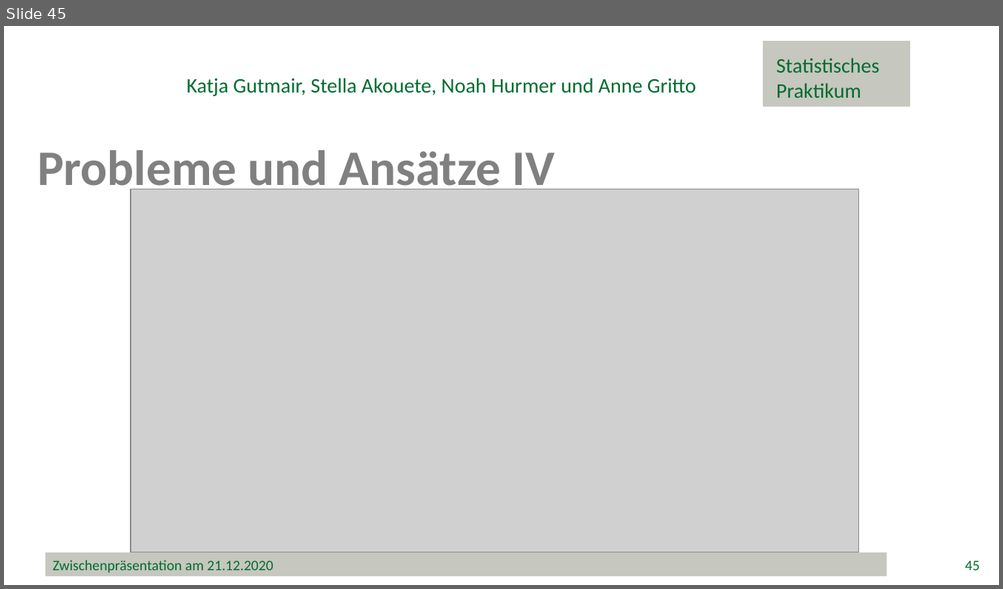
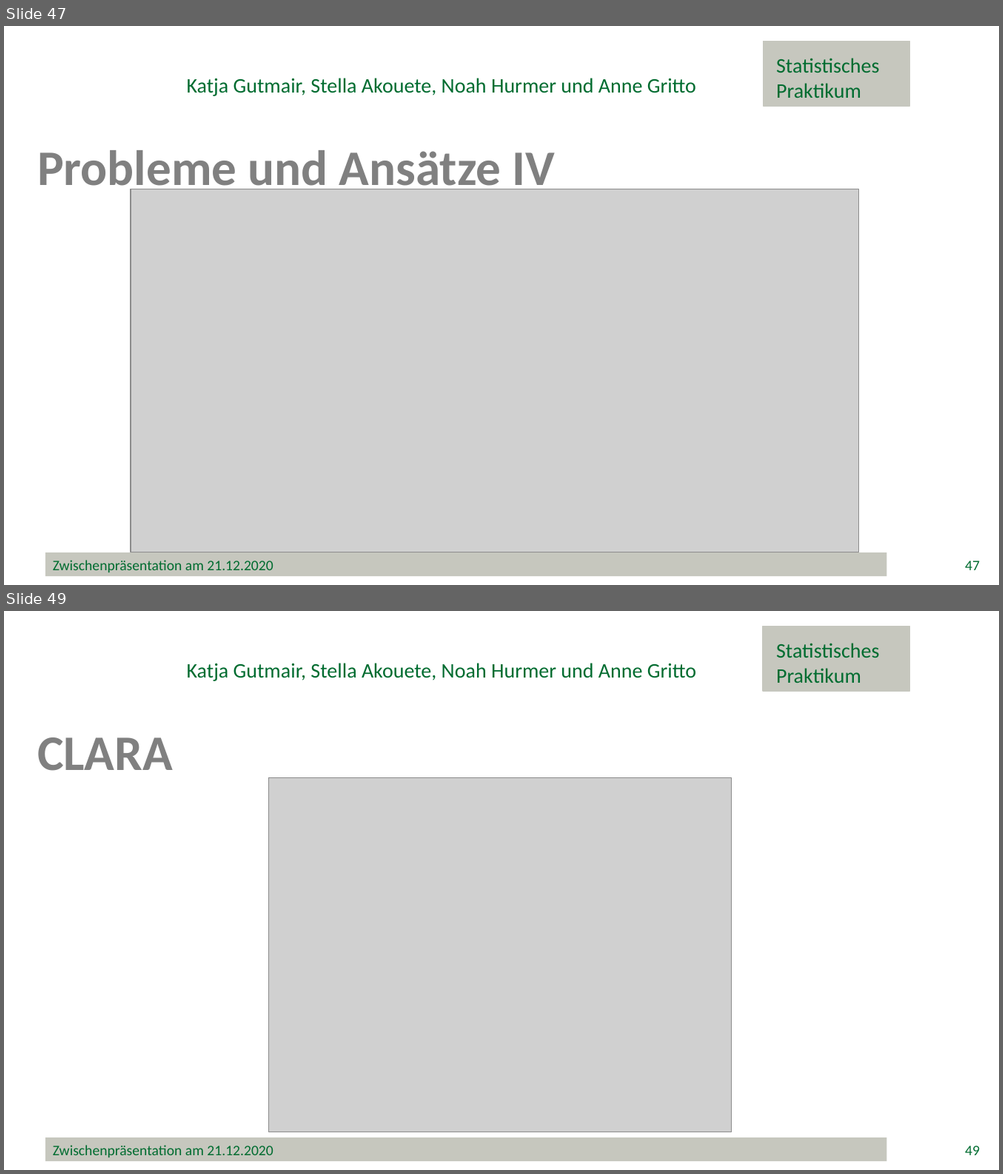
Before and after one commit to minimops/weatherFrog, a slide deck: ppt/Zwischenpraesentation_v1.1.pptx. Shown one above the other, each under a label of ours: slide 45 before the commit, slides 47 and 49 after it; the slides between them are not shown. The pictures are 1003x589 and 1003x1174 pixels, drawn with LibreOffice and Linux fonts; fonts in the diff are those of the drawing; grey boxes stand for pictures; background and template pictures are left out. Boxes give left, top, right and bottom in pixels: in the first picture for what was removed or moved away, otherwise in the second. Text is boxed around its words. In the diff, an @@ line names an element or a change of style, - is before the commit and + after.

Commit message:
fertige zwischenpräsentation mit anhang

```diff
--- a/ppt/Zwischenpraesentation_v1.1.pptx
+++ b/ppt/Zwischenpraesentation_v1.1.pptx
@@ slide 49 added at (x1=4, y1=611, x2=999, y2=1170), background #FFFFFF @@
@@ rectangle added at (x1=762, y1=627, x2=910, y2=691), fill #C6C7BE, outline #C6C7BE 1 pt @@
@@ text added at (x1=776, y1=643, x2=879, y2=683), 20 pt, text #006C30 @@
+Statistisches
+Praktikum
@@ text added at (x1=187, y1=663, x2=696, y2=681), 20 pt, text #006C30 @@
+Katja Gutmair, Stella Akouete, Noah Hurmer und Anne Gritto
@@ text added at (x1=37, y1=738, x2=173, y2=771), 48 pt, text #808080, bold @@
+CLARA
@@ picture added at (x1=269, y1=778, x2=731, y2=1133) @@
@@ rectangle added at (x1=45, y1=1138, x2=887, y2=1162), fill #C6C7BE, 14 pt, text #006C30 @@
+Zwischenpräsentation am 21.12.2020
@@ page number added at (x1=965, y1=1146, x2=979, y2=1156), 14 pt, text #006C30 @@
+49
@@ what was slide 45 is now slide 47 @@
@@ page number at (x1=965, y1=561, x2=979, y2=571): text changed @@
-45
+47
```
Also in this commit, not shown: 6 slides changed, 7 other slides added, 22 other files.
